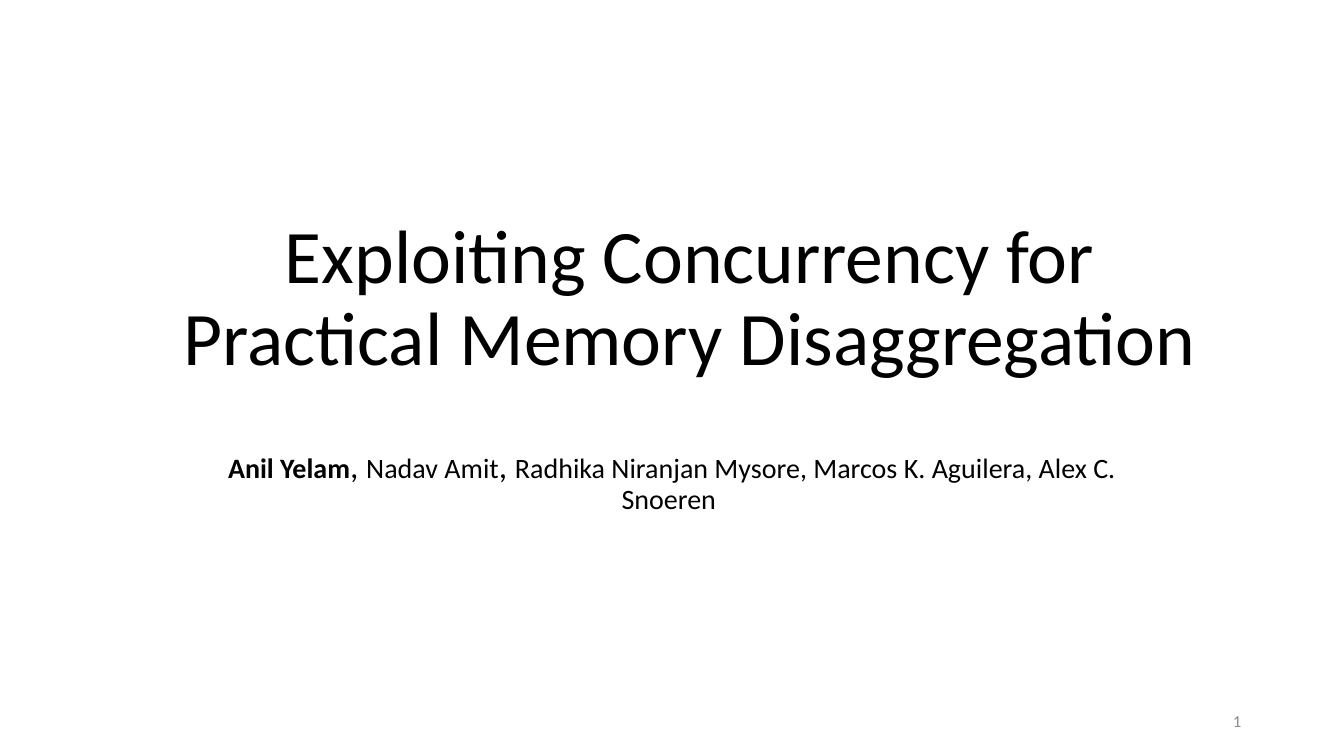
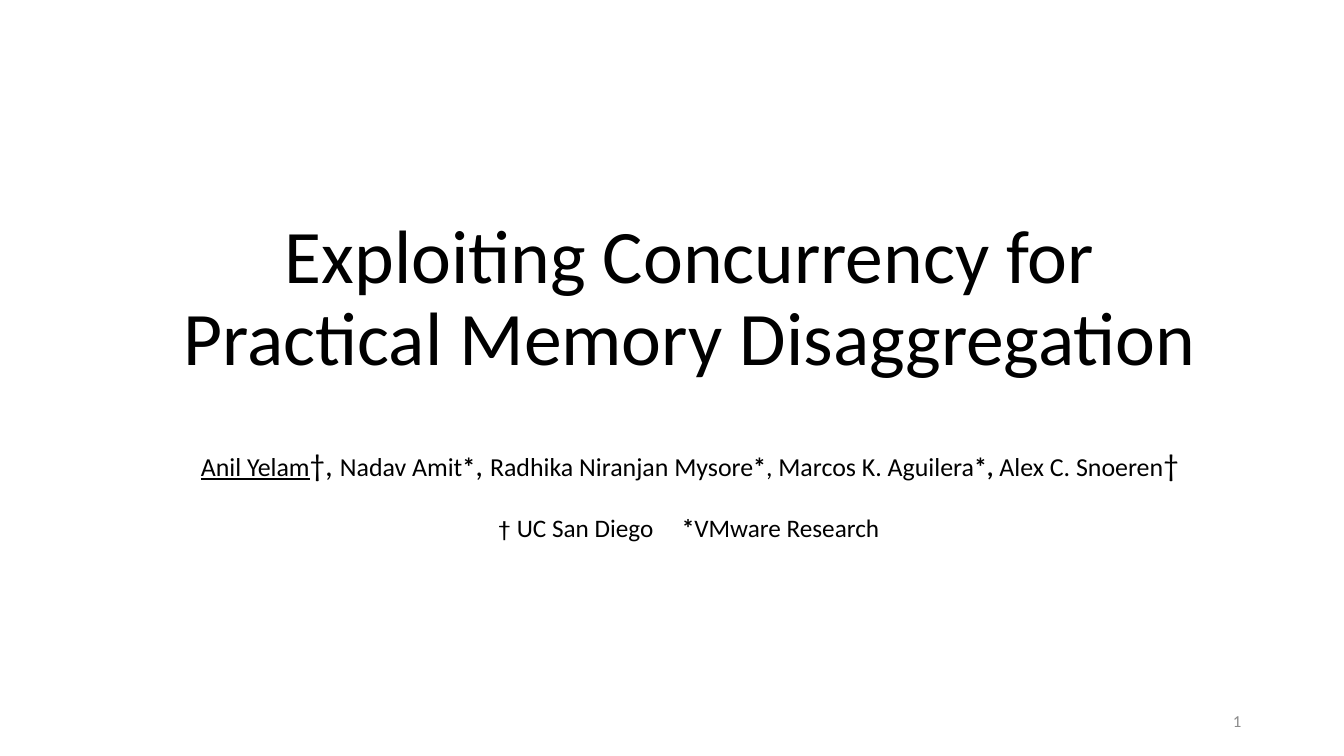
Before and after one commit to eden-farmem/eden-all, a slide deck: slide 1 of doc/talks/asplos.pptx. Drawn at 1344x756 pixels with LibreOffice and Linux fonts; fonts in the diff are those of the drawing. Boxes give left, top, right and bottom in pixels: in the first picture for what was removed or moved away, otherwise in the second. Text is boxed around its words. In the diff, an @@ line names an element or a change of style, - is before the commit and + after.

```diff
--- a/doc/talks/asplos.pptx
+++ b/doc/talks/asplos.pptx
@@ subtitle at [201, 457, 1163, 481]: text changed; size 20 to 18.5 pt @@
-Anil Yelam, Nadav Amit, Radhika Niranjan Mysore, Marcos K. Aguilera, Alex C. Snoeren
+Anil Yelam†, Nadav Amit*, Radhika Niranjan Mysore*, Marcos K. Aguilera*, Alex C. Snoeren†
@@ text added at [517, 519, 654, 542], 18 pt, text #000000 @@
+† UC San Diego
@@ text added at [682, 519, 880, 537], 18 pt, text #000000 @@
+*VMware Research
```
Also in this commit, not shown: 16 other slides changed, 17 slides added, 59 slides removed, 1 other file.
